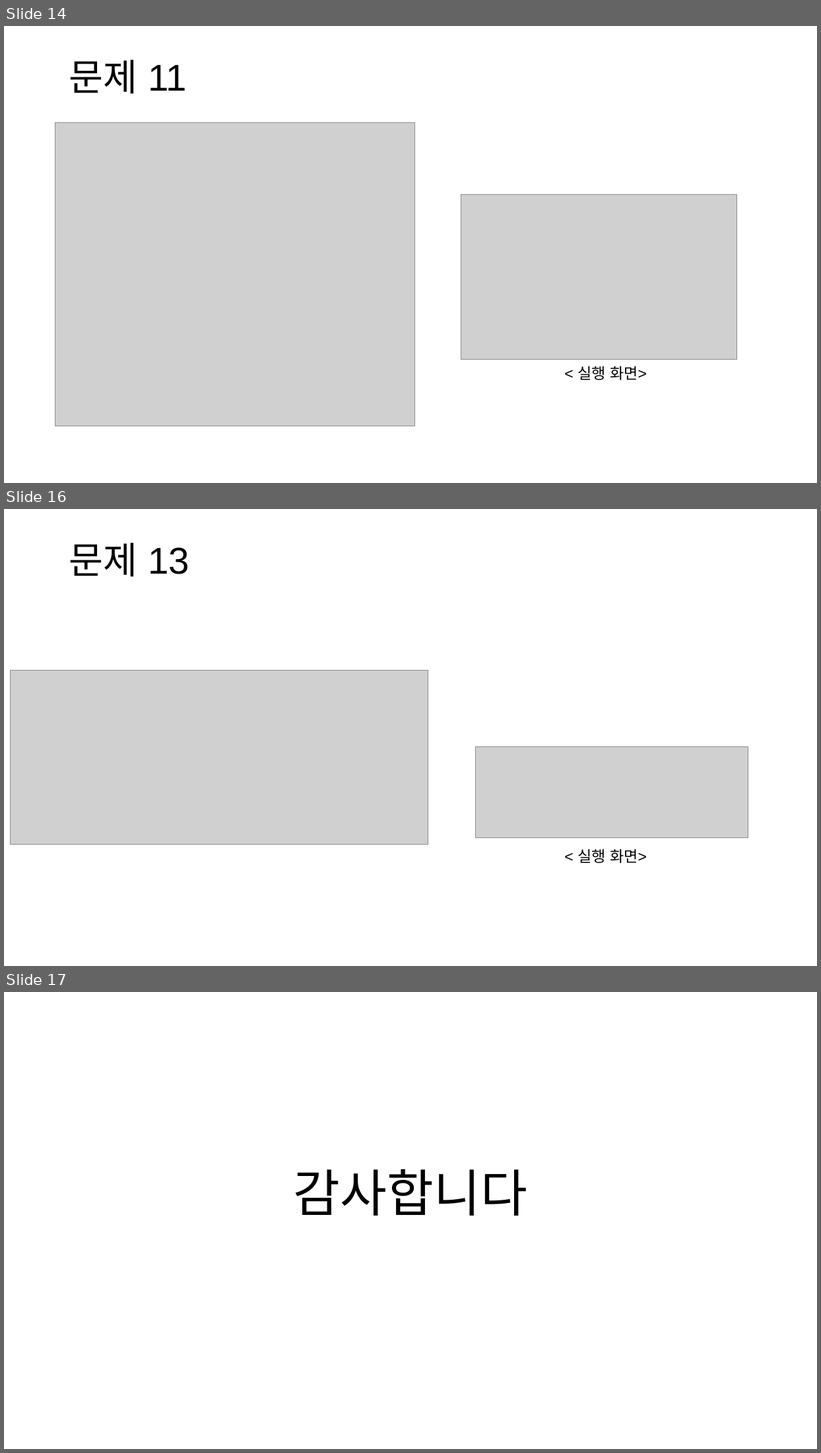
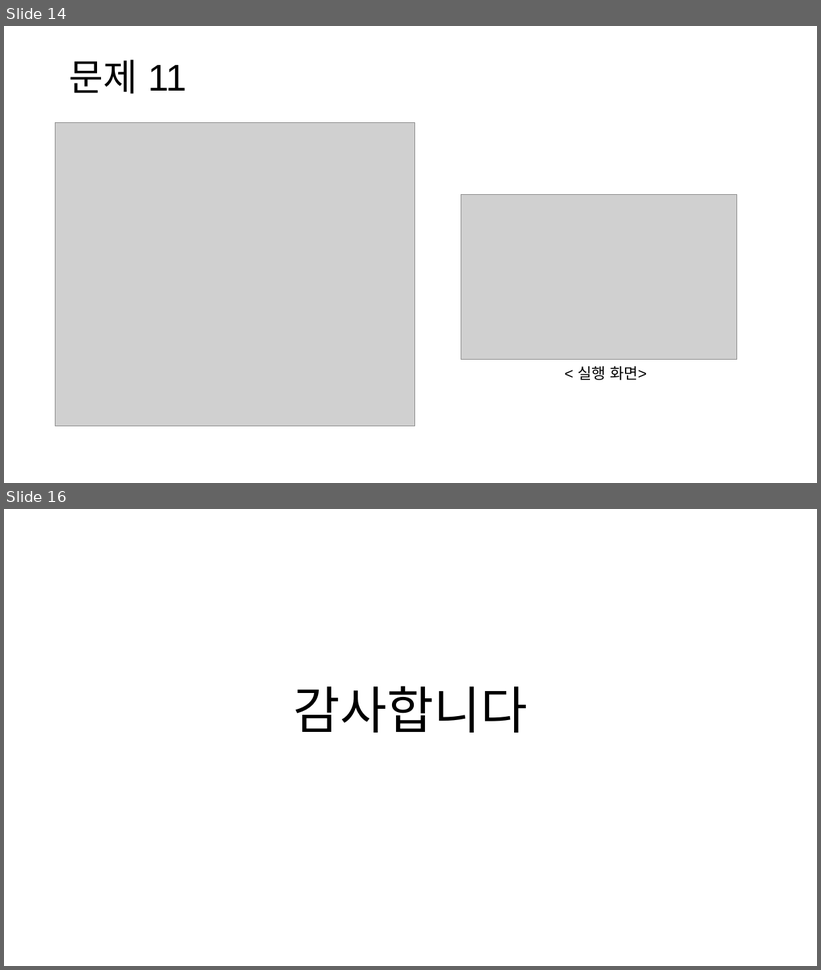
Before and after one commit to JuHyeon-S/21-1-Web-Back-end_Programming, a slide deck: 웹서버_스몰과제09_20185135_서주현.pptx. Shown one above the other, each under a label of ours: slides 14, 16 and 17 before the commit, slides 14 and 16 after it; the slides between them are not shown. The pictures are 821x1453 and 821x970 pixels, drawn with LibreOffice and Linux fonts; fonts in the diff are those of the drawing; grey boxes stand for pictures. Boxes give left, top, right and bottom in pixels: in the first picture for what was removed or moved away, otherwise in the second. Text is boxed around its words. In the diff, an @@ line names an element or a change of style, - is before the commit and + after.

```diff
--- a/웹서버_스몰과제09_20185135_서주현.pptx
+++ b/웹서버_스몰과제09_20185135_서주현.pptx
@@ slide 16 removed at bbox=[4, 509, 817, 966], background #FFFFFF @@
@@ title removed at bbox=[69, 543, 189, 577] @@
-문제 13
@@ picture removed at bbox=[10, 670, 428, 844] @@
@@ picture removed at bbox=[475, 747, 748, 838] @@
@@ text removed at bbox=[578, 850, 647, 863] @@
-< 실행 화면>
@@ what was slide 17 is now slide 16 @@
```
Also in this commit, not shown: 1 slide changed.
